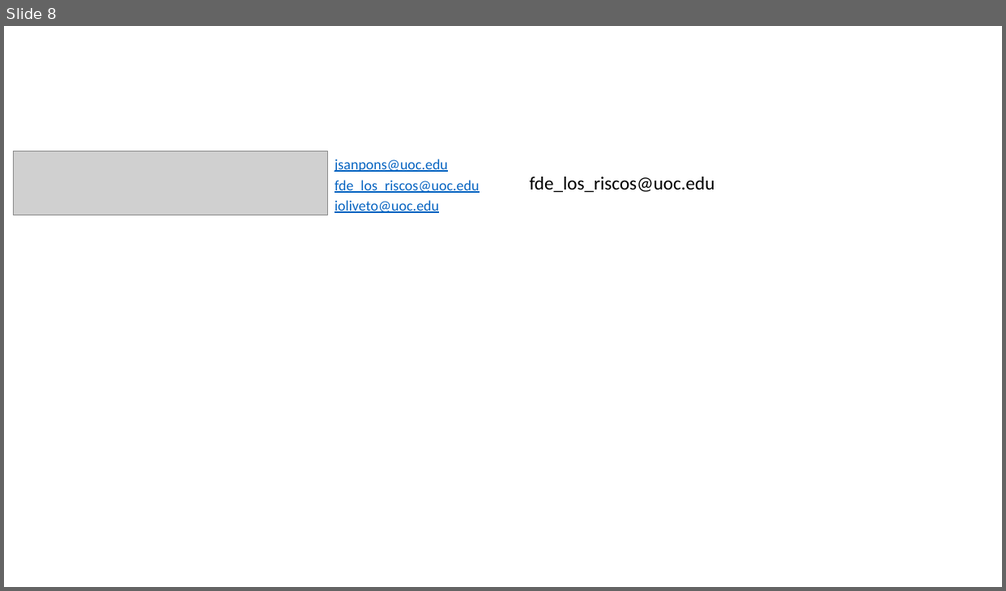
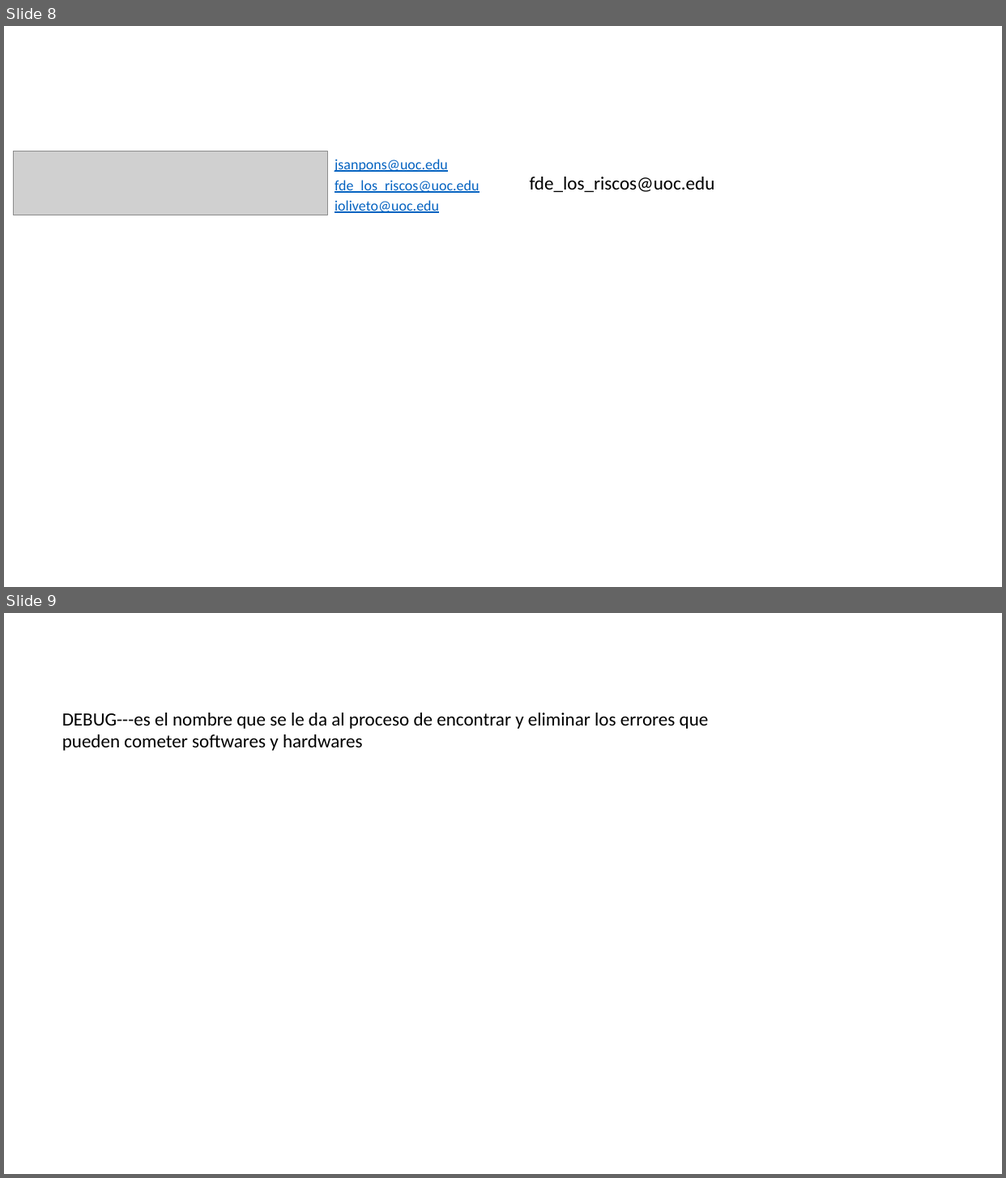
Before and after one commit to fidelmr/dev, a slide deck: Ejerccios_propuestos_en_función_de_la_sesión_realizada_Jun-Jul-2022.pptx. Shown one above the other, each under a label of ours: slide 8 before the commit, slides 8 and 9 after it. The pictures are 1006x591 and 1006x1178 pixels, drawn with LibreOffice and Linux fonts; fonts in the diff are those of the drawing; grey boxes stand for pictures. Boxes give left, top, right and bottom in pixels: in the first picture for what was removed or moved away, otherwise in the second. Text is boxed around its words. In the diff, an @@ line names an element or a change of style, - is before the commit and + after.

```diff
--- a/Ejerccios_propuestos_en_función_de_la_sesión_realizada_Jun-Jul-2022.pptx
+++ b/Ejerccios_propuestos_en_función_de_la_sesión_realizada_Jun-Jul-2022.pptx
@@ slide 9 added at box(4, 613, 1002, 1174), background #FFFFFF @@
@@ text added at box(62, 713, 709, 751), 18 pt, text #000000 @@
+DEBUG---es el nombre que se le da al proceso de encontrar y eliminar los errores que pueden cometer softwares y hardwares
```
Also in this commit, not shown: 1 other file.
